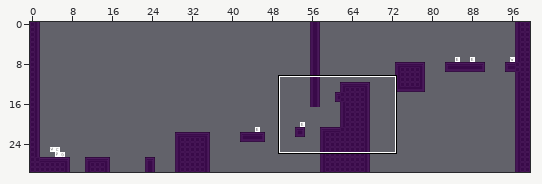
Tiled map (JSON) -- rooms/level_1.tmj. The first picture is a wide view before the edit; the outline marks the close-up.
Close-up. Before the commit:
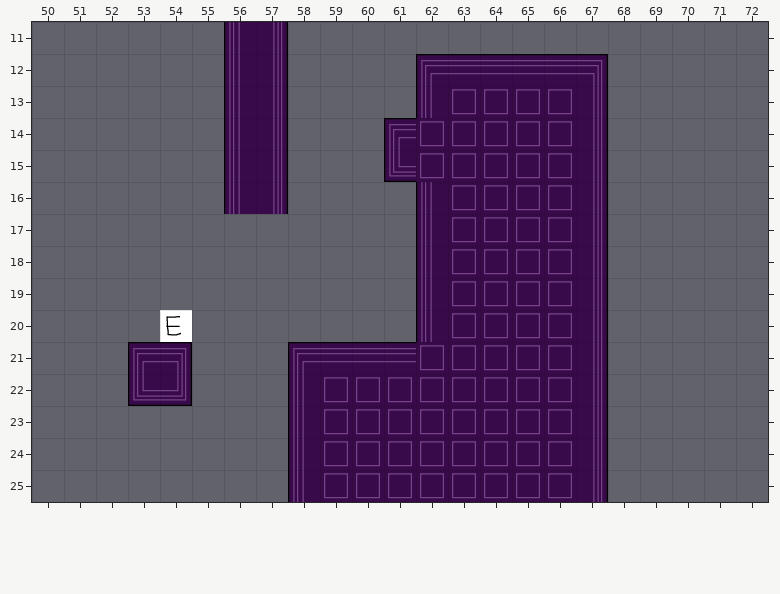
Cells are 128x128 px. Shown: x 50..72, y 11..25. The commit also changed other parts of the map, which this record leaves out.
The result:
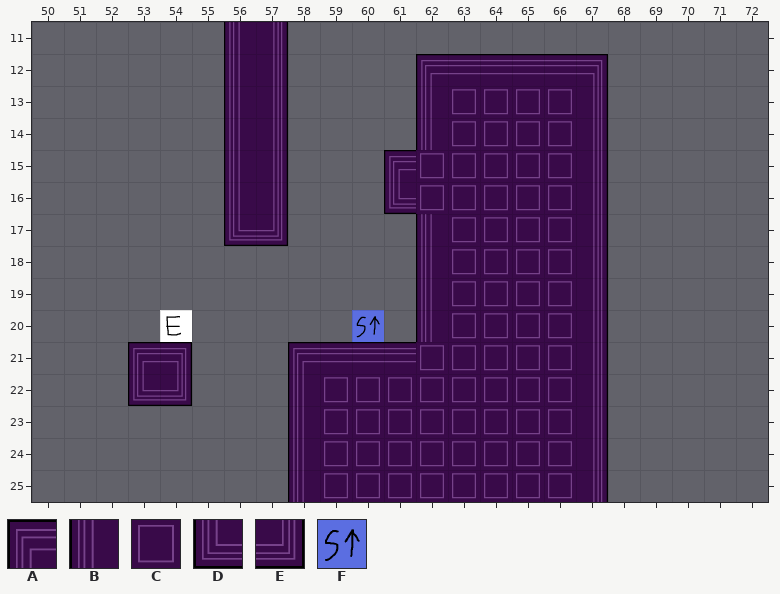
Key: from "1-9": A 0, B 3, C 4, D 6, E 8; from "10-18": F 7.
_ is an empty cell, . an unchanged one.
Change:
--- layer "Tile Layer 1"
@@ x 56..62 @@
-14 .....AC
-15 .....D.
-16 ....._B
-17 __.....
+14 ....._B
+15 .....A.
+16 .....DC
+17 DE.....
@@ x 60..60 @@
-20 _
+20 F
Changed places in both close-ups, as pixel boxes (x1, y1, x2, y2):
changed: (384, 118, 444, 214)
added: (224, 214, 288, 246)
added: (352, 310, 384, 342)
